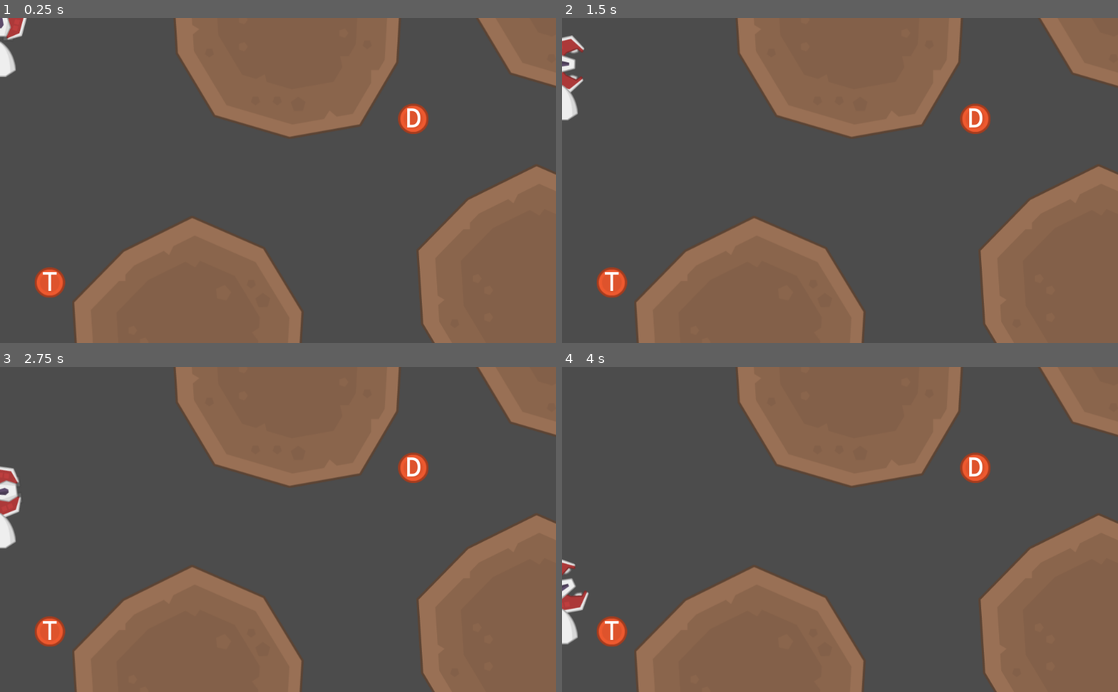
Above: before the commit, frames 1-4 (two rows, left to right).
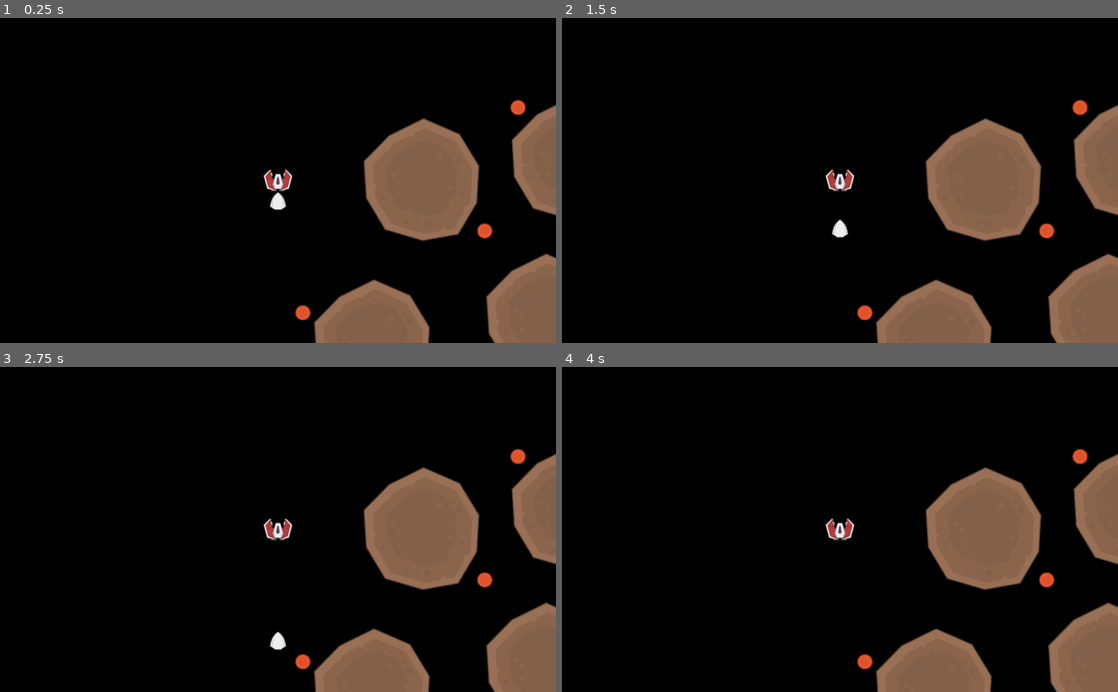
Above: after the commit, the same moments.

Repository: Comyune/game-drifter
Game: Godot game, scene res://main.tscn
The game is run twice, just before and just after one commit, with the same random seed, the same clock (stepped at 60 frames per second) and the same inputs.
Inputs (mouse positions are in pixels of both pictures, inside the frame that each line leads up to):
- Up to frame 1 (0.25 s): no input
- Up to frame 2 (1.5 s): tap Enter (ui_accept) at 0.5, 0.77 s; move the mouse to (962, 164) at 0.52 s; hold Right (ui_right) 0.53-1.25 s; tap Space at 0.6 s; click (962, 164) at 0.67 s; drag from (728, 196) to (812, 245) at 1.27 s
- Up to frame 3 (2.75 s): move the mouse to (333, 458) at 2.02 s; hold Right (ui_right) from 2.03 s (still down); tap Space at 2.1 s
- Up to frame 4 (4 s): release Right (ui_right) at 2.75 s; drag from (812, 594) to (673, 480) at 2.77 s; move the mouse to (1006, 578) at 3.52 s; hold Left (ui_left) from 3.53 s (still down); tap Space at 3.6 s; tap Enter (ui_accept) at 3.77 s

The runs differ from the first frame. In frame 1, 96% of the frame differs, in the area x 0-100%, y 0-100%; in frame 2, 96%; in frame 3, 96%; in frame 4, 96%.
Error before the commit: Attempt to call function 'on' in base 'null instance' on a null instance. (res://player/chain/start_link.gd:8)
Error after the commit: Parse Error: The identifier "result" isn't declared in the current scope. (res://levels/level_objects/collectables/bubble.gd:18)

Commit message:
Refactor node structure

Diff:
--- a/godot-project/levels/level-objects/collectables/Bubble.gd
+++ b/godot-project/levels/level_objects/collectables/bubble.gd
@@ -8,8 +8,11 @@
 func _ready():
 	label.text = character
 
-func on_collide_with_player(_player):
+func on_collide_with_ship(_ship):
 	var result = CollisionResult.new()
 	result.addition = character
+	die()
+
+func die():
 	queue_free()
 	return result
--- a/godot-project/levels/level-objects/collectables/Bubble.tscn
+++ b/godot-project/levels/level_objects/collectables/bubble.tscn
@@ -1,7 +1,7 @@
 [gd_scene load_steps=5 format=2]
 
-[ext_resource path="res://levels/level-objects/collectables/bubble.png" type="Texture" id=1]
-[ext_resource path="res://levels/level-objects/collectables/Bubble.gd" type="Script" id=2]
+[ext_resource path="res://levels/level_objects/collectables/bubble.png" type="Texture" id=1]
+[ext_resource path="res://levels/level_objects/collectables/bubble.gd" type="Script" id=2]
 [ext_resource path="res://gui/cascadia_font.tres" type="DynamicFont" id=3]
 
 [sub_resource type="CircleShape2D" id=1]
--- a/godot-project/levels/level-objects/meteor/meteor.tscn
+++ b/godot-project/levels/level_objects/meteor/meteor.tscn
@@ -1,6 +1,6 @@
 [gd_scene load_steps=2 format=2]
 
-[ext_resource path="res://levels/level-objects/meteor/meteor.png" type="Texture" id=1]
+[ext_resource path="res://levels/level_objects/meteor/meteor.png" type="Texture" id=1]
 
 [node name="Meteor" type="StaticBody2D"]
 collision_layer = 4
--- a/godot-project/levels/level-tutorial.tscn
+++ b/godot-project/levels/level_tutorial.tscn
@@ -1,7 +1,7 @@
 [gd_scene load_steps=3 format=2]
 
-[ext_resource path="res://levels/level-objects/meteor/meteor.tscn" type="PackedScene" id=1]
-[ext_resource path="res://levels/level-objects/collectables/Bubble.tscn" type="PackedScene" id=2]
+[ext_resource path="res://levels/level_objects/meteor/meteor.tscn" type="PackedScene" id=1]
+[ext_resource path="res://levels/level_objects/collectables/bubble.tscn" type="PackedScene" id=2]
 
 [node name="LevelTutorial" type="Node2D"]
 
--- a/godot-project/main.tscn
+++ b/godot-project/main.tscn
@@ -1,9 +1,9 @@
 [gd_scene load_steps=5 format=2]
 
-[ext_resource path="res://levels/level-tutorial.tscn" type="PackedScene" id=1]
-[ext_resource path="res://player/player_ownership.tscn" type="PackedScene" id=2]
-[ext_resource path="res://Network.gd" type="Script" id=3]
-[ext_resource path="res://player/player_ownership.gd" type="Script" id=4]
+[ext_resource path="res://levels/level_tutorial.tscn" type="PackedScene" id=1]
+[ext_resource path="res://player/player.tscn" type="PackedScene" id=2]
+[ext_resource path="res://network.gd" type="Script" id=3]
+[ext_resource path="res://player/player.gd" type="Script" id=4]
 
 [node name="Main" type="Node2D"]
 
--- a/godot-project/player/chain/start_link.gd
+++ /dev/null
@@ -1,34 +0,0 @@
-extends Node2D
-var TailState = preload('res://types/tail_state.gd')
-var Link = preload('res://player/chain/chain_link.tscn')
-onready var SceneMode = $"root/SceneMode"
-var links = []
-
-func _ready():
-	if SceneMode.on(): position = Vector2(200, 200)
-
-func set_tail_state(tail_state) -> void:
-	if links.size() > tail_state.size():
-		remove_redundant_links()
-
-	var letters = tail_state.letters()
-	for i in range(letters.size()):
-		ensure_chain_link(letters, i)
-
-func remove_redundant_links(): pass
-
-func ensure_chain_link(letters : PoolStringArray, i : int) -> void:
-	if links.size() < i + 1: create_link(letters[i])
-
-func create_link(character):
-	var new_link = Link.instance()
-	add_child(new_link)
-	new_link.character = character
-	var target = next_link_target()
-	new_link.attach_to(target)
-	var link_position = target.find_node('LinkPosition')
-	new_link.position = new_link.to_local(link_position.global_position)
-
-func next_link_target():
-	if(links.empty()): return self
-	return links[-1]
--- a/godot-project/player/chain/chain_link.gd
+++ b/godot-project/player/chain_link/chain_link.gd
@@ -7,4 +7,4 @@
 func _ready(): label.text = character
 
 func attach_to(node : Node2D):
-	joint.node_b = node.find_node('LinkPosition').get_path()
+	pass
--- a/godot-project/player/chain/chain_link.tscn
+++ b/godot-project/player/chain_link/chain_link.tscn
@@ -1,7 +1,7 @@
 [gd_scene load_steps=6 format=2]
 
-[ext_resource path="res://player/chain/chain_link.gd" type="Script" id=1]
-[ext_resource path="res://player/chain/chain_link.png" type="Texture" id=2]
+[ext_resource path="res://player/chain_link/chain_link.gd" type="Script" id=1]
+[ext_resource path="res://player/chain_link/chain_link.png" type="Texture" id=2]
 
 [sub_resource type="CapsuleShape2D" id=1]
 radius = 18.0
@@ -10,7 +10,7 @@
 [sub_resource type="DynamicFontData" id=2]
 antialiased = false
 hinting = 0
-font_path = "res://gui/CascadiaMono.ttf"
+font_path = "res://gui/cascadia_mono.ttf"
 
 [sub_resource type="DynamicFont" id=3]
 size = 48
--- a/godot-project/player/player.gd
+++ b/godot-project/player/player.gd
@@ -1,72 +1,32 @@
-extends KinematicBody2D
-var ControlState = preload('res://player/control_state.gd')
-var TailState = preload('res://types/tail_state.gd')
-var StartLink = preload('res://player/chain/start_link.tscn')
+extends Node
+const TailState = preload("res://player/tail_state")
+const ChainLink = preload("res://player/chain_link/chain_link.tscn")
 
-export (int) var speed = 5
-export (float) var rotation_speed = 0.075
-export (float) var rotation_friction = 0.99
-export (float) var velocity_friction = 0.99
+onready var ship       = $Ship
+onready var start_link = $StartLink
+onready var tail_state = TailState.new()
 
-const gravity : float = 98.0
-const left    : Vector2 = Vector2(-1, 0)
-const right   : Vector2 = Vector2(1, 0)
-const chain_offset : Vector2 = Vector2(0, 40)
+func _ready:
+	connect("player_collision", self, "handle_collision_result")
 
-var velocity          : Vector2 = Vector2()
-var rotation_velocity : float   = 0.0
+func handle_collision_result(collision_result):
+	tail_state.update_with_collision_result(collision_result)
+	remove_redundant_links()
+	ensure_chain_links()
 
-var tail_state = TailState.new()
-var control_state
-var chain
+# Tail handling
 
-onready var tail_component : Label          = $Tail
-onready var particles      : CPUParticles2D = $Particles
+func remove_redundant_chain_links():
+	if chain_links.size() <= tail_state.size(): return
 
-func _ready():
-	control_state = ControlState.new()
-	control_state.connect('player_shoot', self, 'shoot')
+	for i in range(chain_links.size() - tail_state.size()):
+		chain_links[-1].queue_free()
 
-func _physics_process(delta):
-	process_rotation(delta)
-	process_velocity(delta)
-	handle_movement_and_collisions(delta)
-	handle_particles()
+func ensure_chain_links() -> void:
+    for i in range(tail_state.size()):
+		if chain_links.size() < i + 1: create_chain_link(i)
 
-func handle_movement_and_collisions(delta):
-	var collision = move_and_collide(velocity * delta)
-	if collision: handle_collision(collision)
-
-func handle_particles():
-	particles.emitting = control_state.is_thrusting()
-	if control_state.is_thrusting():
-		particles.direction = Vector2(control_state.thrust_direction(), 0)
-
-func process_rotation(delta):
-	rotation_velocity *= rotation_friction # Apply friction to rotation
-	rotation_velocity += control_state.rotation_direction()
-	rotation += rotation_velocity * rotation_speed * delta
-
-func process_velocity(delta):
-	velocity *= velocity_friction # Apply friction to velocity
-
-	# Get thrust direction, rotate to where the player is looking and apply as velocity
-	var thrust_amount = control_state.thrust_direction() * speed
-	velocity += Vector2(-thrust_amount, 0).rotated(rotation)
-	velocity += Vector2(0, gravity * delta) # Apply gravity
-
-func handle_collision(collision):
-	var collider = collision.get_collider()
-
-	# If the colliding object doesn't have a custom collision handler, just bounce.
-	if !collider.has_method("on_collide_with_player"):
-		velocity = velocity.bounce(collision.normal)
-		return
-
-	var collision_result = collider.on_collide_with_player(self)
-	if collision_result:
-		tail_state.update_with_collision_result(collision_result)
-		$Tail.text = tail_state.contents
-
-func shoot():
-	print('Shooting')
+func create_chain_link(index):
+	var new_link = ChainLink.instance()
+	new_link.character = tail_state.character_at(index)
+	add_child(new_link)
--- a/godot-project/player/player.tscn
+++ b/godot-project/player/player.tscn
@@ -1,50 +1,22 @@
-[gd_scene load_steps=6 format=2]
+[gd_scene load_steps=3 format=2]
 
-[ext_resource path="res://player/player.gd" type="Script" id=1]
-[ext_resource path="res://player/shuttle.png" type="Texture" id=2]
-[ext_resource path="res://gui/cascadia_font.tres" type="DynamicFont" id=3]
+[ext_resource path="res://player/start_link/start_link.tscn" type="PackedScene" id=1]
+[ext_resource path="res://player/ship/ship.tscn" type="PackedScene" id=2]
 
-[sub_resource type="Curve" id=1]
-_data = [ Vector2( 0.0103578, 1 ), 0.0, 0.990274, 0, 0, Vector2( 1, 0.148649 ), 0.0, 0.0, 0, 0 ]
+[node name="Player" type="Node"]
 
-[sub_resource type="CapsuleShape2D" id=2]
-radius = 35.0
-height = 30.0
+[node name="Ship" parent="." instance=ExtResource( 2 )]
+rotation = 4.71239
+speed = null
+rotation_speed = null
+rotation_friction = null
+velocity_friction = null
 
-[node name="Player" type="KinematicBody2D"]
-collision_mask = 14
-script = ExtResource( 1 )
+[node name="StartLink" parent="." instance=ExtResource( 1 )]
+position = Vector2( 0, 30 )
 
-[node name="Particles" type="CPUParticles2D" parent="."]
-visible = false
-amount = 2
-lifetime = 0.5
-direction = Vector2( -1, 0 )
-spread = 10.0
-gravity = Vector2( 0, 0 )
-initial_velocity = 500.0
-initial_velocity_random = 0.5
-damping = 50.0
-scale_amount = 6.0
-scale_amount_curve = SubResource( 1 )
-
-[node name="CollisionShape2D" type="CollisionShape2D" parent="."]
-visible = false
-shape = SubResource( 2 )
-
-[node name="Sprite" type="Sprite" parent="."]
-rotation = 4.71239
-texture = ExtResource( 2 )
-
-[node name="Tail" type="Label" parent="."]
-visible = false
-margin_left = -50.0
-margin_top = -15.0
-margin_right = -20.0
-margin_bottom = 540.0
-rect_rotation = 90.0
-custom_fonts/font = ExtResource( 3 )
-autowrap = true
-__meta__ = {
-"_edit_use_anchors_": false
-}
+[node name="StartLinkJoint" type="PinJoint2D" parent="."]
+position = Vector2( 0, 35 )
+node_a = NodePath("../Player")
+node_b = NodePath("../StartLink")
+disable_collision = false
--- a/godot-project/player/player_ownership.gd
+++ /dev/null
@@ -1,8 +0,0 @@
-extends Node
-onready var SceneMode = $"/root/SceneMode"
-onready var start_link = $StartLink
-
-func _input(event):
-	if !SceneMode.on(): return
-	if !(event is InputEventKey && event.pressed): return
-	if event.scancode == KEY_SPACE: start_link.create_link('A')
--- a/godot-project/player/player_ownership.tscn
+++ /dev/null
@@ -1,16 +0,0 @@
-[gd_scene load_steps=3 format=2]
-
-[ext_resource path="res://player/chain/start_link.tscn" type="PackedScene" id=1]
-[ext_resource path="res://player/player.tscn" type="PackedScene" id=2]
-
-[node name="PlayerOwnership" type="Node"]
-
-[node name="Player" parent="." instance=ExtResource( 2 )]
-rotation = 4.71239
-
-[node name="Chain" parent="." instance=ExtResource( 1 )]
-position = Vector2( 0, 30 )
-
-[node name="PinJoint2D" type="PinJoint2D" parent="."]
-node_a = NodePath("../Player")
-node_b = NodePath("../Chain")
--- /dev/null
+++ b/godot-project/player/ship/ship.gd
@@ -0,0 +1,70 @@
+extends KinematicBody2D
+var ControlState = preload('res://player/control_state.gd')
+
+signal player_collision(result)
+
+export (int)   var speed             = 5
+export (float) var rotation_speed    = 0.075
+export (float) var rotation_friction = 0.98
+export (float) var velocity_friction = 0.99
+
+const gravity      : float   = 98.0
+const left         : Vector2 = Vector2(-1, 0)
+const right        : Vector2 = Vector2(1, 0)
+const chain_offset : Vector2 = Vector2(0, 40)
+
+var velocity          : Vector2 = Vector2()
+var rotation_velocity : float   = 0.0
+
+var control_state
+
+onready var tail_component : Label          = $Tail
+onready var particles      : CPUParticles2D = $Particles
+
+func _ready():
+	control_state = ControlState.new()
+
+# Frame processing
+
+func _process():
+	# Get the steering of the player and apply to rotation velocity
+	rotation_velocity += control_state.rotation_direction()
+	# Get thrust direction, rotate to where the player is looking and apply as velocity
+	var thrust_amount = control_state.thrust_direction() * speed
+	velocity += Vector2(-thrust_amount, 0).rotated(rotation)
+	velocity += Vector2(0, gravity * delta) # Apply gravity
+	handle_particles()
+
+func handle_particles():
+	particles.emitting = control_state.is_thrusting()
+	if control_state.is_thrusting():
+		particles.direction = Vector2(control_state.thrust_direction(), 0)
+
+# Physics processing
+
+func _physics_process(delta):
+	process_rotation(delta)
+	process_velocity(delta)
+	handle_movement_and_collisions(delta)
+
+func process_rotation(delta):
+	rotation_velocity *= rotation_friction # Apply friction to rotation
+	rotation += rotation_velocity * rotation_speed * delta
+
+func process_velocity(delta):
+	velocity *= velocity_friction # Apply friction to velocity
+
+func handle_movement_and_collisions(delta):
+	var collision = move_and_collide(velocity * delta)
+	if collision: handle_collision(collision)
+
+func handle_collision(collision):
+	var collider = collision.get_collider()
+
+	# If the colliding object doesn't have a custom collision handler, just bounce.
+	if !collider.has_method("on_collide_with_player"):
+		velocity = velocity.bounce(collision.normal)
+		return
+
+	var collision_result = collider.on_collide_with_player(self)
+	if collision_result: emit('player_collision', collision_result)
--- /dev/null
+++ b/godot-project/player/ship/ship.tscn
@@ -0,0 +1,61 @@
+[gd_scene load_steps=6 format=2]
+
+[ext_resource path="res://player/ship/ship.gd" type="Script" id=1]
+[ext_resource path="res://gui/cascadia_font.tres" type="DynamicFont" id=2]
+[ext_resource path="res://player/ship/shuttle.png" type="Texture" id=3]
+
+
+
+[sub_resource type="Curve" id=1]
+_data = [ Vector2( 0.0103578, 1 ), 0.0, 0.990274, 0, 0, Vector2( 1, 0.148649 ), 0.0, 0.0, 0, 0 ]
+
+[sub_resource type="CapsuleShape2D" id=2]
+radius = 35.0
+height = 30.0
+
+[node name="Player" type="KinematicBody2D"]
+collision_mask = 14
+script = ExtResource( 1 )
+speed = null
+rotation_speed = null
+rotation_friction = null
+velocity_friction = null
+
+[node name="Particles" type="CPUParticles2D" parent="."]
+visible = false
+amount = 2
+fract_delta = false
+direction = Vector2( -1, 0 )
+spread = 10.0
+gravity = Vector2( 0, 10 )
+initial_velocity = 500.0
+initial_velocity_random = 0.5
+damping = 50.0
+scale_amount = 6.0
+scale_amount_curve = SubResource( 1 )
+
+[node name="CollisionShape2D" type="CollisionShape2D" parent="."]
+visible = false
+shape = SubResource( 2 )
+
+[node name="Sprite" type="Sprite" parent="."]
+rotation = 4.71239
+texture = ExtResource( 3 )
+
+[node name="Tail" type="Label" parent="."]
+margin_left = -50.0
+margin_top = -15.0
+margin_right = -20.0
+margin_bottom = 540.0
+rect_rotation = 90.0
+custom_fonts/font = ExtResource( 2 )
+autowrap = true
+__meta__ = {
+"_edit_use_anchors_": false
+}
+
+[node name="Camera2D" type="Camera2D" parent="."]
+current = true
+zoom = Vector2( 2, 2 )
+smoothing_enabled = true
+smoothing_speed = 2.0
--- /dev/null
+++ b/godot-project/player/start_link/start_link.gd
@@ -0,0 +1,4 @@
+extends Node2D
+var TailState = preload('res://player/start_link/tail_state.gd')
+var ChainLink = preload('res://player/chain_link/chain_link.tscn')
+var chain_links = []
--- a/godot-project/player/chain/start_link.tscn
+++ b/godot-project/player/start_link/start_link.tscn
@@ -1,7 +1,7 @@
 [gd_scene load_steps=4 format=2]
 
-[ext_resource path="res://player/chain/chain_start.png" type="Texture" id=1]
-[ext_resource path="res://player/chain/start_link.gd" type="Script" id=2]
+[ext_resource path="res://player/start_link/chain_start.png" type="Texture" id=1]
+[ext_resource path="res://player/start_link/start_link.gd" type="Script" id=2]
 
 [sub_resource type="CapsuleShape2D" id=1]
 radius = 20.0
--- a/godot-project/types/tail_state.gd
+++ b/godot-project/player/tail_state.gd
@@ -2,11 +2,12 @@
 extends Reference
 
 export var contents : String = '' setget set_contents, get_contents
-func set_contents(value): contents = value
+func set_contents(value : String): contents = value
 func get_contents(): return contents
 
 func size() -> int: return contents.length()
 func letters() -> PoolStringArray: return contents.split("", true)
+func character_at(index): return contents[index]
 
 func invert() -> void:
 	var letters = contents.split("")
--- a/godot-project/project.godot
+++ b/godot-project/project.godot
@@ -129,5 +129,7 @@
 quality/reflections/texture_array_reflections=false
 quality/reflections/high_quality_ggx=false
 quality/depth_prepass/enable=false
+environment/default_clear_color=Color( 0, 0, 0, 1 )
 quality/depth/hdr=false
 environment/default_environment="res://default_env.tres"
+quality/dynamic_fonts/use_oversampling=false
Renamed: godot-project/gui/CascadiaMono.ttf -> godot-project/gui/cascadia_mono.ttf
Renamed: godot-project/levels/level-objects/collectables/bubble.png -> godot-project/levels/level_objects/collectables/bubble.png
Not shown, changed: godot-project/levels/level_objects/collectables/bubble.png.import
Renamed: godot-project/levels/level-objects/meteor/meteor.png -> godot-project/levels/level_objects/meteor/meteor.png
Not shown, changed: godot-project/levels/level_objects/meteor/meteor.png.import
Renamed: godot-project/player/chain/chain_link.png -> godot-project/player/chain_link/chain_link.png
Not shown, changed: godot-project/player/chain_link/chain_link.png.import
Renamed: godot-project/player/shuttle.png -> godot-project/player/ship/shuttle.png
Not shown, changed: godot-project/player/ship/shuttle.png.import
Renamed: godot-project/player/chain/chain_start.png -> godot-project/player/start_link/chain_start.png
Not shown, changed: godot-project/player/start_link/chain_start.png.import
Renamed: godot-project/test/unit/player/test_player.gd -> godot-project/test/unit/player/ship/test_ship.gd
(and 2 more such lines)
